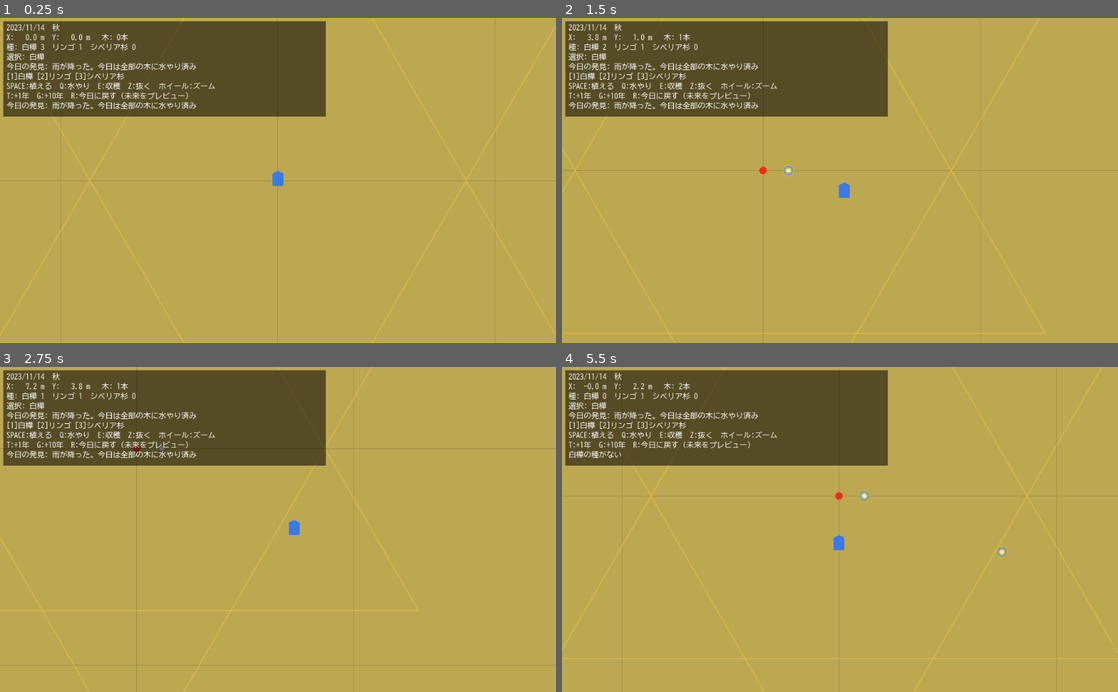
Above: before the commit, frames 1-4 (two rows, left to right).
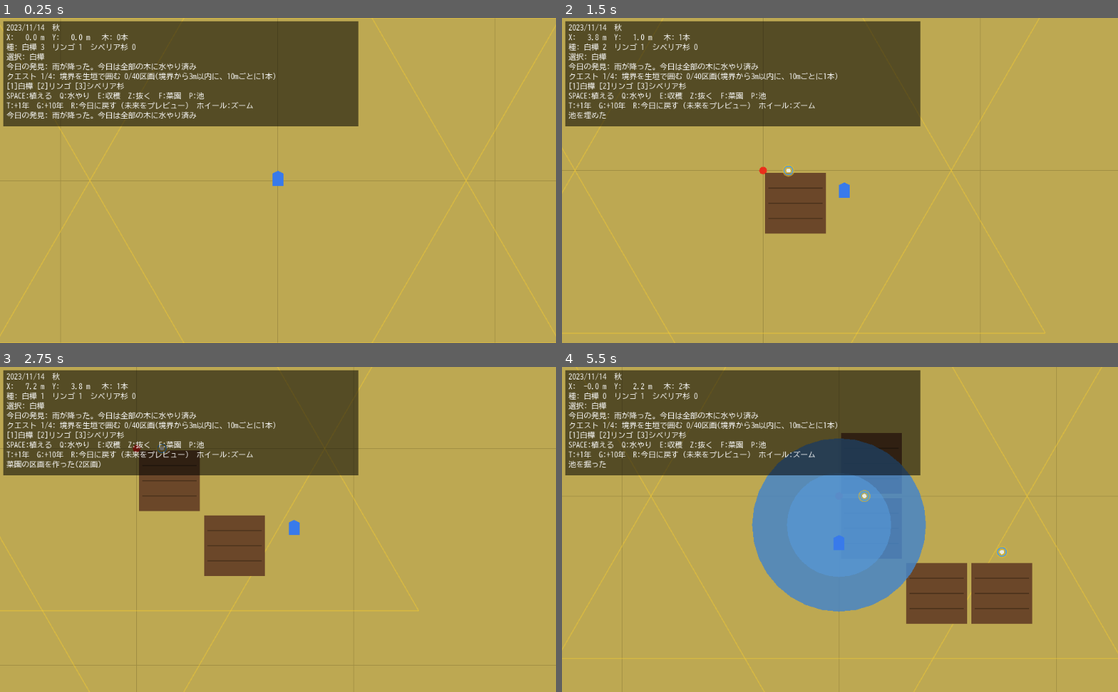
Above: after the commit, the same moments.

Repository: tomu-ai963/-kins-domain-life-planner
Game: Godot game, scene res://Main.tscn
Two runs of this game, one before a commit and one after it. Both use one fixed random seed, a clock stepped at 60 frames per second and the inputs below.
Inputs (mouse positions are in pixels of both pictures, inside the frame that each line leads up to):
- Up to frame 1 (0.25 s): no input
- Up to frame 2 (1.5 s): tap Enter at 0.5 s; move the mouse to (962, 164) at 0.52 s; hold Right 0.53-1.28 s; tap F at 0.6 s; click (962, 164) at 0.67 s; tap Space at 0.77 s; tap P at 0.8, 1.35 s; move the mouse to (728, 196) at 1.27 s; hold Down from 1.28 s (still down)
- Up to frame 3 (2.75 s): tap Space at 1.52 s; tap Z at 1.55, 2.1 s; move the mouse to (333, 458) at 2.02 s; release Down at 2.03 s; hold Right from 2.03 s (still down); tap F at 2.3 s
- Up to frame 4 (5.5 s): move the mouse to (812, 594) at 2.77 s; release Right at 2.78 s; hold Up 2.78-3.53 s; tap F at 2.85, 4.55 s; click (812, 594) at 2.92 s; tap Space at 3.02, 3.77, 4.52 s; tap P at 3.05, 3.6, 5.3 s; move the mouse to (1006, 578) at 3.52 s; hold Left 3.53-5.03 s; tap Z at 3.8, 4.35 s; move the mouse to (673, 480) at 4.27 s; move the mouse to (867, 529) at 5.02 s; hold Down from 5.03 s (still down); tap 1 at 5.1 s; click (867, 529) at 5.17 s

The runs differ from the first frame. In frame 1, 5.8% of the frame differs, in the area x 0-65%, y 0-34%; in frame 2, 7.6%; in frame 3, 9.2%; in frame 4, 22%, in the area x 0-85%, y 0-80%.

Commit message:
Phase 2-3 段階クエスト: 生垣・菜園・池・家族の杉を順に達成し、愛の空間を完成させる
- Quests.gd: 4段階を順番に判定。先に満たしていれば到達時にすぐ達成、達成済みは戻らない
  1 生垣: 境界から3mの帯を10mごとの40区画に分け、全区画に木(角の木は2辺を埋める)
  2 菜園: 区画4つ / 3 池: ひとつ / 4 家族の杉: 中心5m以内にシベリア杉
  区画の印・中心の目印・完成の演出(中心からの光の輪と金色の縁取り)を描く。メルカバは残す
- Land.gd: 菜園の区画(F・3mマス)と池(P・半径4m)の最小版。同じキーで取り消し。資源は使わない
- セーブに land / quests を追加。2-2 以前のセーブは空・段階0から
- HUD にクエストの行と F/P の説明を追加
- tests/test_quests.gd(31件)

Co-Authored-By: Claude Opus 5.5 <noreply@anthropic.com>

Diff:
--- a/HUD.gd
+++ b/HUD.gd
@@ -52,9 +52,10 @@
 		"種: 白樺 %d  リンゴ %d  シベリア杉 %d\n" +
 		"選択: %s\n" +
 		"今日の発見: %s\n" +
+		"%s\n" +
 		"[1]白樺 [2]リンゴ [3]シベリア杉\n" +
-		"SPACE:植える  Q:水やり  E:収穫  Z:抜く  ホイール:ズーム\n" +
-		"T:+1年  G:+10年  R:今日に戻す (未来をプレビュー)\n" +
+		"SPACE:植える  Q:水やり  E:収穫  Z:抜く  F:菜園  P:池\n" +
+		"T:+1年  G:+10年  R:今日に戻す (未来をプレビュー)  ホイール:ズーム\n" +
 		"%s"
 	) % [
 		dt.year, dt.month, dt.day, season_jp, offset,
@@ -62,5 +63,6 @@
 		seeds.birch, seeds.apple, seeds.cedar,
 		sp_name,
 		found,
+		_main.quest_line(),
 		_message,
 	]
--- a/HUD.tscn
+++ b/HUD.tscn
@@ -8,13 +8,13 @@
 [node name="BG" type="ColorRect" parent="."]
 margin_left = 6.0
 margin_top = 6.0
-margin_right = 600.0
-margin_bottom = 182.0
+margin_right = 660.0
+margin_bottom = 200.0
 color = Color( 0.0, 0.0, 0.0, 0.55 )
 
 [node name="PositionLabel" type="Label" parent="."]
 margin_left = 12.0
 margin_top = 10.0
-margin_right = 594.0
-margin_bottom = 178.0
+margin_right = 654.0
+margin_bottom = 196.0
 text = "..."
--- /dev/null
+++ b/Land.gd
@@ -0,0 +1,72 @@
+extends Node2D
+
+# ── 木以外の配置: 菜園の区画と池 ──────────────────────────────
+# 見た目は当面 _draw() の四角と円(Phase 3 で絵に差し替える)。資源は使わない。
+# 同じキーをもう一度押すと取り消せる
+const HALF := 2000.0            # ドメインの半幅(px)。境界は ±50m
+const PLOT_SIZE := 120.0        # 菜園の区画 3m 四方。3m グリッドにそろえて置く
+const POND_RADIUS := 160.0      # 池 半径 4m
+
+var plots := []                 # 区画の中心 [Vector2]
+var pond = null                 # 池の中心 Vector2。なければ null(池はひとつまで)
+
+# 足元の 3m マスに区画を置く / すでにあれば取り消す。結果: placed / removed / outside
+func toggle_plot(pos: Vector2) -> String:
+	var c := Vector2((floor(pos.x / PLOT_SIZE) + 0.5) * PLOT_SIZE, (floor(pos.y / PLOT_SIZE) + 0.5) * PLOT_SIZE)
+	for i in range(plots.size()):
+		if plots[i] == c:
+			plots.remove(i)
+			update()
+			return "removed"
+	if abs(c.x) + PLOT_SIZE * 0.5 > HALF or abs(c.y) + PLOT_SIZE * 0.5 > HALF:
+		return "outside"
+	plots.append(c)
+	update()
+	return "placed"
+
+# 足元に池を掘る / 池の中なら埋める。結果: placed / removed / one_only / outside
+func toggle_pond(pos: Vector2) -> String:
+	if pond != null:
+		if pos.distance_to(pond) <= POND_RADIUS:
+			pond = null
+			update()
+			return "removed"
+		return "one_only"
+	if abs(pos.x) + POND_RADIUS > HALF or abs(pos.y) + POND_RADIUS > HALF:
+		return "outside"
+	pond = pos
+	update()
+	return "placed"
+
+func _draw() -> void:
+	var soil := Color(0.42, 0.28, 0.16)
+	var furrow := Color(0.30, 0.20, 0.11)
+	var h := PLOT_SIZE * 0.5
+	for c in plots:
+		draw_rect(Rect2(c.x - h + 4, c.y - h + 4, PLOT_SIZE - 8, PLOT_SIZE - 8), soil)
+		for k in range(1, 4):  # 畝
+			var y: float = c.y - h + 4 + (PLOT_SIZE - 8) * k / 4.0
+			draw_line(Vector2(c.x - h + 10, y), Vector2(c.x + h - 10, y), furrow, 2)
+	if pond != null:
+		draw_circle(pond, POND_RADIUS, Color(0.28, 0.52, 0.78, 0.85))
+		draw_circle(pond, POND_RADIUS * 0.6, Color(0.34, 0.60, 0.86, 0.6))
+
+# ── セーブ用 ──────────────────────────────────────────────
+func to_save() -> Dictionary:
+	var ps := []
+	for c in plots:
+		ps.append([c.x, c.y])
+	var d := {"plots": ps}
+	if pond != null:
+		d["pond"] = [pond.x, pond.y]
+	return d
+
+func from_save(d: Dictionary) -> void:
+	plots.clear()
+	for p in d.get("plots", []):
+		plots.append(Vector2(float(p[0]), float(p[1])))
+	pond = null
+	var pd = d.get("pond", null)
+	if typeof(pd) == TYPE_ARRAY and pd.size() == 2:
+		pond = Vector2(float(pd[0]), float(pd[1]))
+	update()
--- a/Main.gd
+++ b/Main.gd
@@ -22,8 +22,13 @@
 	_update_season()
 	$HUD.setup($Player, $Trees, self)
 	$Player.connect("plant_tree", self, "_on_plant_tree")
+	$Trees.land = $Land
+	$Trees.quests = $Quests
+	$Quests.trees = $Trees
+	$Quests.land = $Land
 	$Trees.load_game()
 	_check_new_day()
+	_check_quests()  # 旧セーブで条件を満たしていれば、開いた時点で達成する
 
 func _process(delta: float) -> void:
 	# 季節と日付は現実の日付から。1 分に 1 回チェックすれば十分(開いたまま日付をまたいでも拾う)
@@ -77,9 +82,78 @@
 	"birds": "渡り鳥が来て、しばらく休んでいった",
 }
 
+# 段階クエスト(Quests.QUESTS の id)ごとの名前と進み具合の単位
+const QUEST_TEXTS := {
+	"hedge": {"name": "境界を生垣で囲む", "unit": "区画", "hint": "境界から3m以内に、10mごとに1本"},
+	"garden": {"name": "菜園を作る", "unit": "区画", "hint": "F で3m四方の区画を置く"},
+	"pond": {"name": "池を掘る", "unit": "", "hint": "P で足元に池を掘る"},
+	"family_cedar": {"name": "中心に家族の杉を植える", "unit": "", "hint": "中心から5m以内にシベリア杉"},
+}
+
+# 菜園・池の結果コード(Land.toggle_plot / toggle_pond)ごとの文言
+const PLOT_MESSAGES := {
+	"placed": "菜園の区画を作った(%d区画)",
+	"removed": "菜園の区画を草地に戻した",
+	"outside": "土地の外には作れない",
+}
+const POND_MESSAGES := {
+	"placed": "池を掘った",
+	"removed": "池を埋めた",
+	"one_only": "池はひとつまで(池の中で P を押すと埋める)",
+	"outside": "土地の外には掘れない",
+}
+
 func _on_plant_tree(pos: Vector2) -> void:
 	if not $Trees.add_tree(pos, selected_species):
 		$HUD.show_message("%sの種がない" % $Trees.SPECIES[selected_species].name)
+		return
+	_check_quests()
+
+func _toggle_plot() -> void:
+	var result: String = $Land.toggle_plot($Player.global_position)
+	var msg: String = PLOT_MESSAGES[result]
+	if result == "placed":
+		msg = msg % $Land.plots.size()
+	$HUD.show_message(msg)
+	_after_land_change(result)
+
+func _toggle_pond() -> void:
+	var result: String = $Land.toggle_pond($Player.global_position)
+	$HUD.show_message(POND_MESSAGES[result])
+	_after_land_change(result)
+
+func _after_land_change(result: String) -> void:
+	if result == "placed" or result == "removed":
+		$Trees.save_game()
+		_check_quests()
+
+# クエストを判定し、達成があれば知らせて保存する
+func _check_quests() -> void:
+	$Quests.update()  # 生垣の区画の印などを描き直す
+	var done: Array = $Quests.advance()
+	if done.empty():
+		return
+	$Trees.save_game()
+	if done.has("complete"):
+		$HUD.show_message("愛の空間が完成した", 12.0)
+		return
+	var names := []
+	for id in done:
+		names.append(QUEST_TEXTS[id].name)
+	var next: String = $Quests.current_id()
+	$HUD.show_message("達成: %s → 次は「%s」" % [PoolStringArray(names).join("・"), QUEST_TEXTS[next].name], 8.0)
+
+# HUD に出すクエストの 1 行
+func quest_line() -> String:
+	if $Quests.is_complete():
+		return "クエスト: 愛の空間が完成した"
+	var id: String = $Quests.current_id()
+	var t: Dictionary = QUEST_TEXTS[id]
+	var p: Array = $Quests.progress(id)
+	var count := ""
+	if t.unit != "":
+		count = " %d/%d%s" % [p[0], p[1], t.unit]
+	return "クエスト %d/%d: %s%s(%s)" % [$Quests.stage + 1, $Quests.QUESTS.size(), t.name, count, t.hint]
 
 func _harvest() -> void:
 	# 足元 2m 以内のリンゴを収穫する
@@ -114,8 +188,13 @@
 		KEY_Q:
 			_water()
 		KEY_Z:
-			# 足元 2m 以内の木を抜く(種は戻らない)
+			# 足元 2m 以内の木を抜く(種は戻らない。達成済みのクエストは戻らない)
 			$Trees.remove_nearest($Player.global_position, 80.0)
+			$Quests.update()
+		KEY_F:
+			_toggle_plot()
+		KEY_P:
+			_toggle_pond()
 		KEY_T:
 			$Trees.advance_years(1.0)   # 1年先送り(プレビュー。保存しない)
 		KEY_G:
--- a/Main.tscn
+++ b/Main.tscn
@@ -1,12 +1,20 @@
-[gd_scene load_steps=5 format=2]
+[gd_scene load_steps=7 format=2]
 
 [ext_resource path="res://Main.gd" type="Script" id=1]
 [ext_resource path="res://Player.tscn" type="PackedScene" id=2]
 [ext_resource path="res://HUD.tscn" type="PackedScene" id=3]
 [ext_resource path="res://Trees.gd" type="Script" id=4]
+[ext_resource path="res://Land.gd" type="Script" id=5]
+[ext_resource path="res://Quests.gd" type="Script" id=6]
 
 [node name="Main" type="Node2D"]
 script = ExtResource( 1 )
+
+[node name="Land" type="Node2D" parent="."]
+script = ExtResource( 5 )
+
+[node name="Quests" type="Node2D" parent="."]
+script = ExtResource( 6 )
 
 [node name="Trees" type="Node2D" parent="."]
 script = ExtResource( 4 )
--- /dev/null
+++ b/Quests.gd
@@ -0,0 +1,134 @@
+extends Node2D
+
+# ── 段階クエスト(原作『アナスタシア』の一族の土地づくり) ────────────
+# 順番に 1 つずつ進める。先に条件を満たしていたら、その段階に来たときにすぐ達成。
+# 達成した段階は、あとで木を抜いても戻らない。4 つそろうと「愛の空間」が完成する。
+# 文言は Main が決める(ここは id と数だけ)
+const QUESTS := ["hedge", "garden", "pond", "family_cedar"]
+
+const HALF := 2000.0             # ドメインの半幅(px)
+const HEDGE_BAND := 120.0        # 生垣とみなす帯: 境界から内側 3m
+const HEDGE_SEGMENT := 400.0     # 周囲を 10m ごとに区切る
+const HEDGE_SEGMENTS := 40       # 周囲 400m / 10m
+const GARDEN_PLOTS := 4          # 菜園は区画 4 つ
+const FAMILY_CEDAR_RADIUS := 200.0  # 中心から 5m 以内のシベリア杉
+
+var stage := 0                   # いま取り組んでいる段階(0〜3)。4 で完成
+var trees: Node2D                # Main が設定する
+var land: Node2D
+
+func is_complete() -> bool:
+	return stage >= QUESTS.size()
+
+func current_id() -> String:
+	if is_complete():
+		return ""
+	return QUESTS[stage]
+
+# 生垣の 40 区画それぞれに木があるか。角の近くの木は 2 辺の区画を同時に埋める
+func hedge_filled() -> Array:
+	var filled := []
+	filled.resize(HEDGE_SEGMENTS)
+	for i in range(HEDGE_SEGMENTS):
+		filled[i] = false
+	for t in trees.trees:
+		var p: Vector2 = t.pos
+		if abs(p.x) > HALF or abs(p.y) > HALF:
+			continue
+		# 周囲を時計回りに 1 本の線とみなした位置(px): 上辺 → 右辺 → 下辺 → 左辺
+		if p.y - (-HALF) <= HEDGE_BAND:
+			_fill(filled, p.x + HALF)
+		if HALF - p.x <= HEDGE_BAND:
+			_fill(filled, 2 * HALF + (p.y + HALF))
+		if HALF - p.y <= HEDGE_BAND:
+			_fill(filled, 4 * HALF + (HALF - p.x))
+		if p.x - (-HALF) <= HEDGE_BAND:
+			_fill(filled, 6 * HALF + (HALF - p.y))
+	return filled
+
+func _fill(filled: Array, s: float) -> void:
+	filled[int(clamp(floor(s / HEDGE_SEGMENT), 0, HEDGE_SEGMENTS - 1))] = true
+
+# [いまの数, 目標の数]
+func progress(id: String) -> Array:
+	match id:
+		"hedge":
+			var n := 0
+			for f in hedge_filled():
+				if f:
+					n += 1
+			return [n, HEDGE_SEGMENTS]
+		"garden":
+			return [int(min(land.plots.size(), GARDEN_PLOTS)), GARDEN_PLOTS]
+		"pond":
+			return [0 if land.pond == null else 1, 1]
+		"family_cedar":
+			for t in trees.trees:
+				if t.species == "cedar" and t.pos.length() <= FAMILY_CEDAR_RADIUS:
+					return [1, 1]
+			return [0, 1]
+	return [0, 1]
+
+# いまの段階の条件を満たしていれば進める(満たしている限り続けて進む)。
+# 新しく達成した id の配列を返す。完成したら最後に "complete" が入る
+func advance() -> Array:
+	var done := []
+	while not is_complete():
+		var p: Array = progress(current_id())
+		if p[0] < p[1]:
+			break
+		done.append(current_id())
+		stage += 1
+		if is_complete():
+			done.append("complete")
+	if not done.empty():
+		update()
+	return done
+
+# いまの段階のヒントと、完成の演出
+func _draw() -> void:
+	if is_complete():
+		# 愛の空間: 中心(家族の杉)から光の輪が広がり、境界が金色に縁取られる。
+		# 秋の草地は黄色いので、面の塗りではなく輪と太い縁で見せる
+		for k in range(1, 6):
+			draw_arc(Vector2.ZERO, 300.0 * k, 0, TAU, 96, Color(1.0, 0.92, 0.55, 0.55 - 0.08 * k), 14.0)
+		var c := [Vector2(-HALF, -HALF), Vector2(HALF, -HALF), Vector2(HALF, HALF), Vector2(-HALF, HALF)]
+		for i in range(4):
+			draw_line(c[i], c[(i + 1) % 4], Color(1.0, 0.95, 0.70, 0.5), 48)  # 外側のにじみ
+			draw_line(c[i], c[(i + 1) % 4], Color(1.0, 0.78, 0.10, 1.0), 20)
+		return
+	match current_id():
+		"hedge":
+			# 40 区画の印: 埋まった区画は緑の丸、まだの区画は白い輪(土地全体に引いても見える大きさ)
+			var filled := hedge_filled()
+			for i in range(HEDGE_SEGMENTS):
+				if filled[i]:
+					draw_circle(_segment_center(i), 30.0, Color(0.10, 0.50, 0.12, 0.9))
+				else:
+					draw_arc(_segment_center(i), 30.0, 0, TAU, 24, Color(1, 1, 1, 0.9), 8.0)
+		"family_cedar":
+			# 中心 5m の目印
+			draw_arc(Vector2.ZERO, FAMILY_CEDAR_RADIUS, 0, TAU, 48, Color(1.0, 0.95, 0.6, 0.9), 3.0)
+
+# 区画 i の真ん中、境界から 1.5m 内側の点
+func _segment_center(i: int) -> Vector2:
+	var s := (i + 0.5) * HEDGE_SEGMENT
+	var inset := HEDGE_BAND * 0.5
+	if s < 2 * HALF:
+		return Vector2(-HALF + s, -HALF + inset)
+	s -= 2 * HALF
+	if s < 2 * HALF:
+		return Vector2(HALF - inset, -HALF + s)
+	s -= 2 * HALF
+	if s < 2 * HALF:
+		return Vector2(HALF - s, HALF - inset)
+	s -= 2 * HALF
+	return Vector2(-HALF + inset, HALF - s)
+
+# ── セーブ用 ──────────────────────────────────────────────
+func to_save() -> Dictionary:
+	return {"stage": stage}
+
+func from_save(d: Dictionary) -> void:
+	stage = int(clamp(int(d.get("stage", 0)), 0, QUESTS.size()))
+	update()
--- a/Trees.gd
+++ b/Trees.gd
@@ -60,6 +60,9 @@
 var time_offset_years := 0.0  # 時間先送りプレビュー(年)。セーブしない
 var season := "summer"        # Main が現実の日付から設定する
 var save_path := SAVE_PATH    # テストでは別のファイルに向ける
+# 同じセーブファイルに入れる菜園・池(Land)とクエスト(Quests)。Main が設定する(テストでは無しでもよい)
+var land: Node = null
+var quests: Node = null
 
 var _redraw_timer := 0.0
 
@@ -272,6 +275,10 @@
 # 時間先送りはプレビューなので保存しない
 func save_game() -> void:
 	var data := {"seeds": seeds, "last_day": last_day, "today_event": today_event, "trees": []}
+	if land != null:
+		data["land"] = land.to_save()
+	if quests != null:
+		data["quests"] = quests.to_save()
 	for t in trees:
 		data.trees.append({
 			"x": t.pos.x, "y": t.pos.y,
@@ -305,6 +312,13 @@
 				seeds[sp] = int(saved_seeds[sp])
 	# 記録がない旧形式のセーブは、次に開いたとき(= 今)その日の発見が起きる
 	last_day = String(data.get("last_day", ""))
+	# 2-2 以前のセーブには菜園・池・クエストの記録がない(空・段階 0 から)
+	if land != null:
+		var ld = data.get("land", {})
+		land.from_save(ld if typeof(ld) == TYPE_DICTIONARY else {})
+	if quests != null:
+		var qd = data.get("quests", {})
+		quests.from_save(qd if typeof(qd) == TYPE_DICTIONARY else {})
 	today_event = String(data.get("today_event", ""))
 	trees.clear()
 	for t in data.get("trees", []):
--- /dev/null
+++ b/tests/test_quests.gd
@@ -0,0 +1,167 @@
+extends SceneTree
+
+# 段階クエスト(Phase 2-3)と菜園・池のロジックテスト。本物のセーブには触れない。
+# 実行: Godot_v3.6.2-stable_win64.exe --no-window --path . -s res://tests/test_quests.gd
+# 標準出力に結果を出し、失敗があれば終了コード 1 で終わる
+
+const TEST_SAVE := "user://test_quests.json"
+
+var _failed := 0
+var _passed := 0
+
+func _init() -> void:
+	_test_hedge_segments()
+	_test_land_toggles()
+	_test_sequential_stages()
+	_test_family_cedar_rules()
+	_test_save_and_old_format()
+	_remove_save()
+	print("RESULT: %d passed, %d failed" % [_passed, _failed])
+	quit(1 if _failed > 0 else 0)
+
+func _check(cond: bool, label: String) -> void:
+	if cond:
+		_passed += 1
+		print("  ok   ", label)
+	else:
+		_failed += 1
+		print("  FAIL ", label)
+
+func _remove_save() -> void:
+	var d := Directory.new()
+	if d.file_exists(TEST_SAVE):
+		d.remove(TEST_SAVE)
+
+# Trees・Land・Quests をつないだ一式。種は十分に持たせる
+func _world(remove_save := true) -> Dictionary:
+	if remove_save:
+		_remove_save()
+	var t: Node2D = load("res://Trees.gd").new()
+	var l: Node2D = load("res://Land.gd").new()
+	var q: Node2D = load("res://Quests.gd").new()
+	t.save_path = TEST_SAVE
+	t.land = l
+	t.quests = q
+	q.trees = t
+	q.land = l
+	t.seeds = {"birch": 200, "apple": 0, "cedar": 5}
+	return {"trees": t, "land": l, "quests": q}
+
+func _free(w: Dictionary) -> void:
+	for k in w:
+		w[k].free()
+
+func _plant_hedge(w: Dictionary, skip := -1) -> void:
+	for i in range(w.quests.HEDGE_SEGMENTS):
+		if i != skip:
+			w.trees.add_tree(w.quests._segment_center(i), "birch")
+
+func _test_hedge_segments() -> void:
+	print("生垣の区画")
+	var w := _world()
+	_check(w.quests.progress("hedge") == [0, 40], "木がなければ 0/40")
+	_plant_hedge(w, 7)
+	_check(w.quests.progress("hedge") == [39, 40], "1区画だけ空けると 39/40")
+	w.trees.add_tree(w.quests._segment_center(7), "birch")
+	_check(w.quests.progress("hedge") == [40, 40], "全区画に植えると 40/40")
+
+	var w2 := _world()
+	w2.trees.add_tree(Vector2(0, 0), "birch")                 # 中心
+	w2.trees.add_tree(Vector2(0, -2000 + 160), "birch")       # 境界から4m(帯の外)
+	w2.trees.add_tree(Vector2(0, -2100), "birch")             # 土地の外
+	_check(w2.quests.progress("hedge")[0] == 0, "中心・境界から4m・土地の外の木は数えない")
+	w2.trees.add_tree(Vector2(0, -2000 + 100), "birch")       # 境界から2.5m
+	_check(w2.quests.progress("hedge")[0] == 1, "境界から3m以内の木は数える")
+	var w3 := _world()
+	w3.trees.add_tree(Vector2(-1990, -1990), "birch")         # 左上の角
+	var f: Array = w3.quests.hedge_filled()
+	_check(f[0] and f[39] and w3.quests.progress("hedge")[0] == 2, "角の木は上辺と左辺の2区画を埋める")
+	_free(w)
+	_free(w2)
+	_free(w3)
+
+func _test_land_toggles() -> void:
+	print("菜園と池")
+	var w := _world()
+	var l: Node2D = w.land
+	_check(l.toggle_plot(Vector2(10, 10)) == "placed", "足元に区画を置ける")
+	_check(l.plots[0] == Vector2(60, 60), "区画は3mマスの中心にそろう")
+	_check(l.toggle_plot(Vector2(100, 30)) == "removed", "同じマスでもう一度押すと取り消せる")
+	_check(l.plots.empty(), "取り消すと区画が消える")
+	_check(l.toggle_plot(Vector2(1990, 0)) == "outside", "境界にかかる区画は置けない")
+
+	_check(l.toggle_pond(Vector2(500, 500)) == "placed", "池を掘れる")
+	_check(l.toggle_pond(Vector2(-800, 0)) == "one_only", "池はひとつまで")
+	_check(l.toggle_pond(Vector2(560, 500)) == "removed", "池の中で押すと埋める")
+	_check(l.pond == null, "埋めると池が消える")
+	_check(l.toggle_pond(Vector2(1900, 0)) == "outside", "境界にかかる池は掘れない")
+	_free(w)
+
+func _test_sequential_stages() -> void:
+	print("順番に進む")
+	var w := _world()
+	var q: Node2D = w.quests
+	_check(q.current_id() == "hedge" and q.advance().empty(), "はじめは生垣。条件を満たすまで進まない")
+
+	# 菜園を先に作っておく(段階 2 に来たときにすぐ達成するはず)
+	for x in [0, 120, 240, 360]:
+		w.land.toggle_plot(Vector2(x + 10, 400))
+	_check(q.advance().empty() and q.stage == 0, "生垣が先。菜園だけでは進まない")
+
+	_plant_hedge(w)
+	var done: Array = q.advance()
+	_check(done == ["hedge", "garden"], "生垣を達成すると、先に作った菜園もすぐ達成")
+	_check(q.current_id() == "pond", "次は池")
+
+	w.land.toggle_pond(Vector2(-600, -600))
+	_check(q.advance() == ["pond"], "池を掘ると達成")
+
+	w.trees.add_tree(Vector2(100, 0), "cedar")
+	done = q.advance()
+	_check(done == ["family_cedar", "complete"], "中心に杉を植えると達成し、愛の空間が完成")
+	_check(q.is_complete() and q.current_id() == "", "完成したら current_id は空")
+
+	# 達成済みは戻らない
+	for i in range(10):
+		w.trees.remove_nearest(q._segment_center(i), 80.0)
+	w.land.toggle_pond(Vector2(-600, -600))
+	_check(q.advance().empty() and q.is_complete(), "あとで木を抜いたり池を埋めても完成は戻らない")
+	_free(w)
+
+func _test_family_cedar_rules() -> void:
+	print("家族の杉")
+	var w := _world()
+	w.trees.add_tree(Vector2(0, 0), "birch")
+	_check(w.quests.progress("family_cedar") == [0, 1], "中心の白樺は数えない")
+	w.trees.add_tree(Vector2(240, 0), "cedar")
+	_check(w.quests.progress("family_cedar") == [0, 1], "中心から6mの杉は数えない")
+	w.trees.add_tree(Vector2(0, 180), "cedar")
+	_check(w.quests.progress("family_cedar") == [1, 1], "中心から4.5mの杉は数える")
+	_free(w)
+
+func _test_save_and_old_format() -> void:
+	print("セーブ")
+	var w := _world()
+	w.land.toggle_plot(Vector2(10, 10))
+	w.land.toggle_pond(Vector2(-500, 0))
+	w.quests.stage = 2
+	w.trees.save_game()
+	var w2 := _world(false)
+	w2.trees.load_game()
+	_check(w2.land.plots == [Vector2(60, 60)], "菜園の区画が保存・復元される")
+	_check(w2.land.pond == Vector2(-500, 0), "池が保存・復元される")
+	_check(w2.quests.stage == 2, "クエストの段階が保存・復元される")
+	_free(w)
+	_free(w2)
+
+	# 2-2 時点のセーブ(菜園・池・クエストの記録なし)
+	_remove_save()
+	var f := File.new()
+	f.open(TEST_SAVE, File.WRITE)
+	f.store_string(to_json({"seeds": {"birch": 1, "apple": 0, "cedar": 0}, "last_day": "", "today_event": "", "trees": []}))
+	f.close()
+	var w3 := _world(false)
+	w3.land.plots.append(Vector2(1, 1))  # 読み込みで消えることを見る
+	w3.trees.load_game()
+	_check(w3.land.plots.empty() and w3.land.pond == null and w3.quests.stage == 0, "旧セーブは菜園・池なし・段階0から")
+	_free(w3)
Not shown, changed: ROADMAP.md
